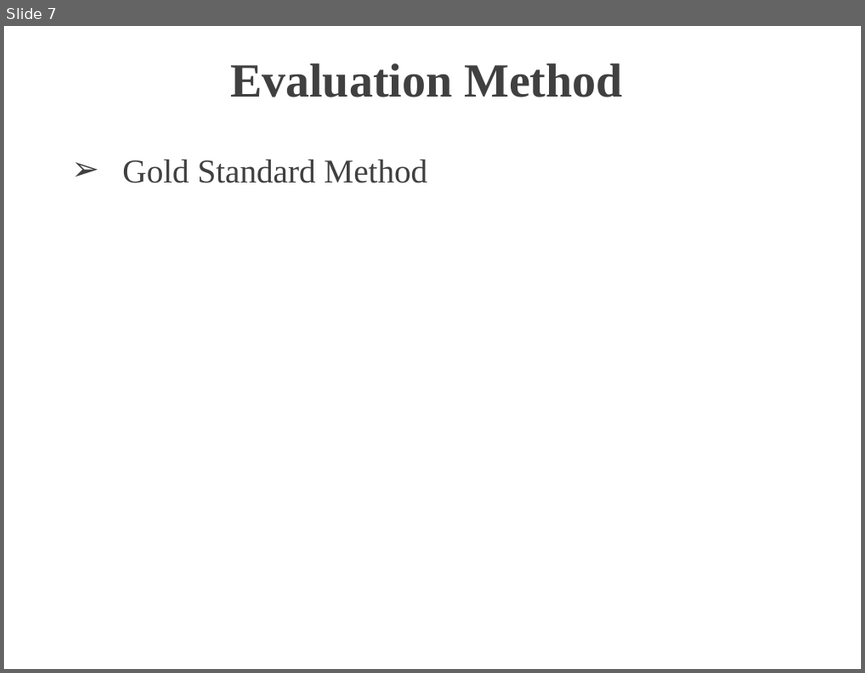
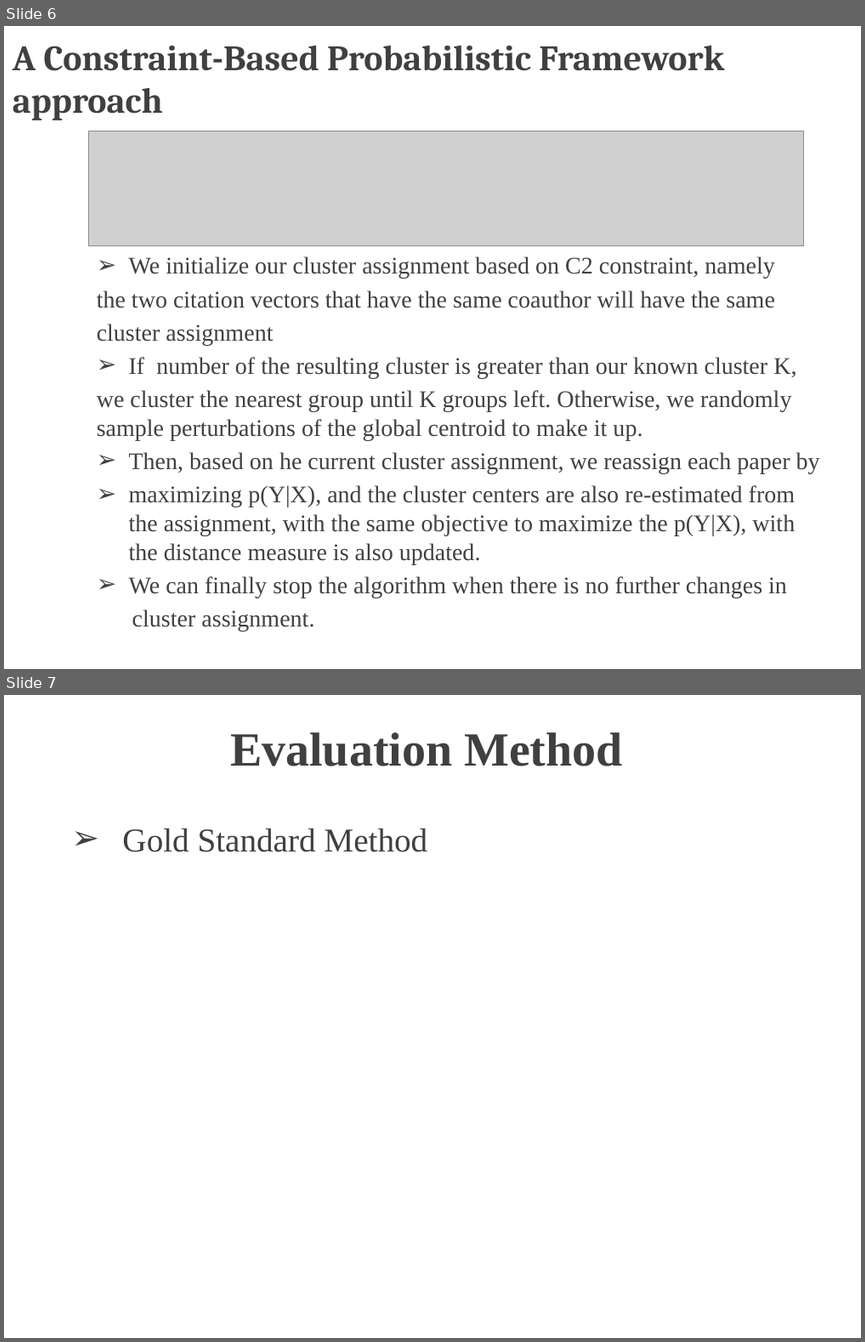
Before and after one commit to TZstatsADS/Spr2017-proj4-team13, a slide deck: doc/presentation.pptx. Shown one above the other, each under a label of ours: slide 7 before the commit, slides 6 and 7 after it. The pictures are 865x673 and 865x1342 pixels, drawn with LibreOffice and Linux fonts; fonts in the diff are those of the drawing; grey boxes stand for pictures; background and template pictures are left out. Boxes give left, top, right and bottom in pixels: in the first picture for what was removed or moved away, otherwise in the second. Text is boxed around its words. In the diff, an @@ line names an element or a change of style, - is before the commit and + after.

```diff
--- a/doc/presentation.pptx
+++ b/doc/presentation.pptx
@@ slide 6 added at [4,26,861,669], background picture (left out) @@
@@ title added at [12,46,724,120], 30 pt, text #404040, bold @@
+A Constraint-Based Probabilistic Framework approach
@@ picture added at [88,131,803,246] @@
@@ text added at [97,256,820,630], 20 pt, text #404040 @@
+➢ We initialize our cluster assignment based on C2 constraint, namely
+the two citation vectors that have the same coauthor will have the same
+cluster assignment
+➢ If number of the resulting cluster is greater than our known cluster K,
+we cluster the nearest group until K groups left. Otherwise, we randomly sample perturbations of the global centroid to make it up.
+➢ Then, based on he current cluster assignment, we reassign each paper by
+➢ maximizing p(Y|X), and the cluster centers are also re-estimated from the assignment, with the same objective to maximize the p(Y|X), with the distance measure is also updated.
+➢ We can finally stop the algorithm when there is no further changes in
+cluster assignment.
```
Also in this commit, not shown: 2 slides changed, 1 other slide added, 3 slides removed, 13 other files.
